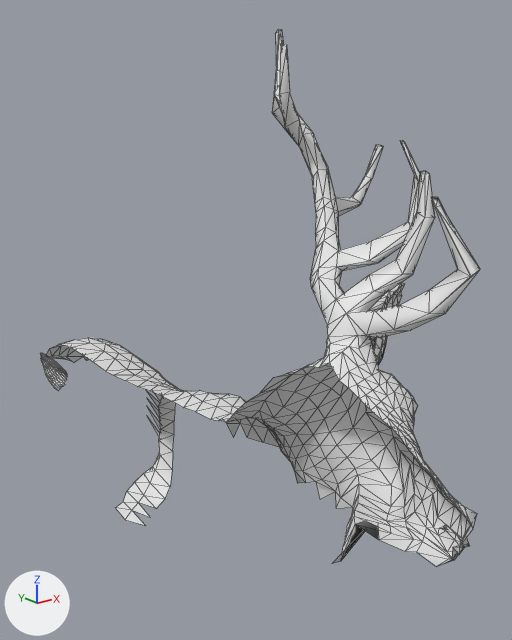
The OBJ model app-winterforest/src/main/assets/models/deer_body/mesh_body.obj as it was, and as the next commit left it.
Both versions are drawn from a 50 mm camera at (-0.685, -0.929, 1.252) aimed at (0.036, -0.028, 0.892). The axes (+X, +Y, +Z) are drawn at lower left. The lights are the same throughout. The older version comes first. Mesh edges are drawn as thin lines. Where no turn or scale is listed for an object, it has been applied to the vertices.

Names of what the first picture shows: 'mesh_body'.
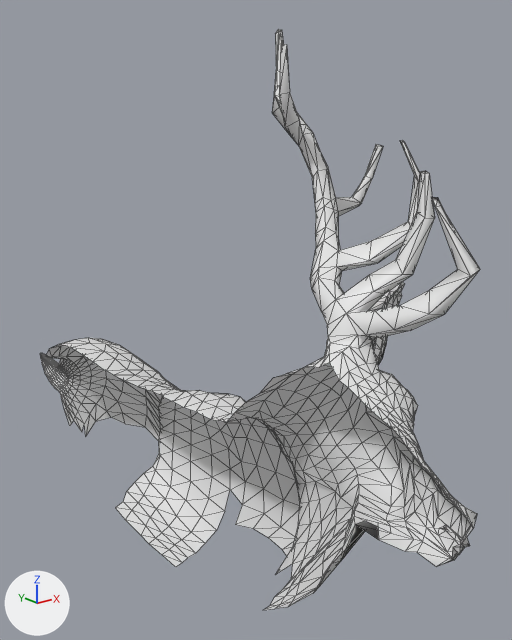
Where the change shows, as pixel boxes [x1, y1, x2, y2] in the pictures (512 x 640 px):
'mesh_body', reshaped (8% taller)
    before: [40, 29, 480, 566]
    after: [40, 29, 480, 610]
part 1 of me_mesh_body, built on
    after: [55, 357, 353, 610]

Edits to the bpy script that builds the scene:
```text
Change me_mesh_body:
    used by ob_mesh_body; location = (0.0, 0.0, 0.0)
    remove me_mesh_body.from_pydata(...)  # 930 vertices, 1670 faces; spans x -0.149..0.149, y -0.595..0.595, z 0.435..1.35
    add me_mesh_body.from_pydata(...)  # 1096 vertices, 2044 faces; spans x -0.149..0.149, y -0.595..0.595, z 0.429..1.35
    me_mesh_body part 1
    9 vertices are removed from x -0.051..0.02, y 0.253..0.294, z 0.446..0.502
    15 faces are deleted
    175 vertices are added at x -0.107..0.017, y -0.334..0.507, z 0.429..0.693
    389 new faces join them
```
